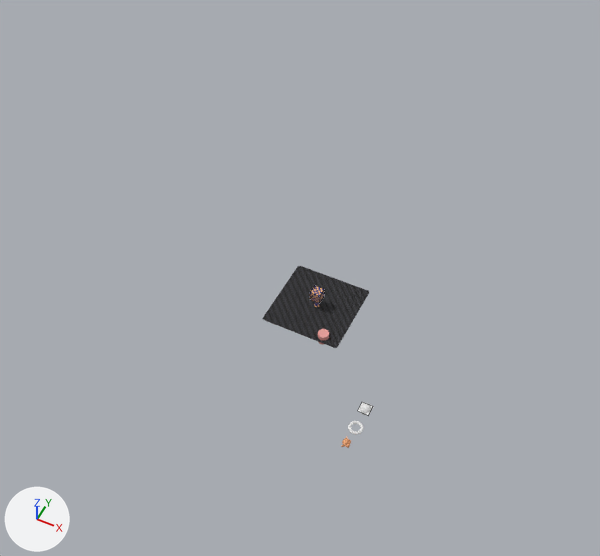
Before and after pictures for a commit that changed the Blender file blend/Modify.blend.
The view is the same before and after, from a camera (50 mm lens) standing at (41.4, -89.8, 118.1) and looking at (-1.2, -4.5, 11.4). Lighting does not change. The marker at lower left points along +X, +Y and +Z. Mesh edges are drawn as thin lines on the coarser meshes.

Before the edit, the objects in view are built like this:
```python
me_grid = bpy.data.meshes.new('Grid')
me_grid.from_pydata(...)  # 441 vertices, 400 faces; spans x -7.5..7.5, y -7.5..7.5, z 0.0
me_grid.polygons.foreach_set('use_smooth', [True] * 400)
me_grid.materials.append(mat_material_grid)
ob_grid = bpy.data.objects.new('Grid', me_grid)
ob_grid.location = (0.0, 0.0, 0.0)
_m = ob_grid.modifiers.new('Subdivision', 'SUBSURF')
```
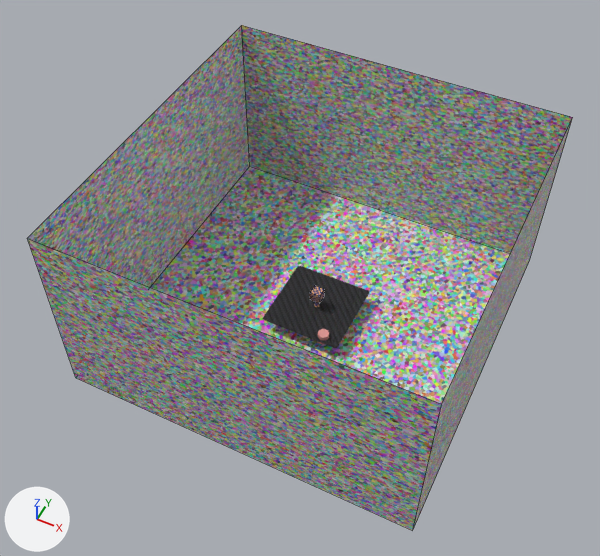
Changed parts and their boxes (x1, y1, x2, y2) in the pictures (600 x 556 px):
```json
{"object": "BasePlane", "change": "added", "after": [27, 25, 573, 531]}
```

Edits to the scene script, one JSON object a line:
```json
{"op": "add", "block": "mat_material_001", "code": ["mat_material_001 = bpy.data.materials.new('Material.001')", "mat_material_001.use_nodes = True; mat_material_001.node_tree.nodes.clear()", "_N = mat_material_001.node_tree.nodes; _L = mat_material_001.node_tree.links", "n0 = _N.new('ShaderNodeBsdfPrincipled'); n0.name = 'Principled BSDF'", "n0.distribution = 'GGX'", "n0.subsurface_method = 'RANDOM_WALK_SKIN'", "n1 = _N.new('ShaderNodeOutputMaterial'); n1.name = 'Material Output'", "n2 = _N.new('ShaderNodeTexVoronoi'); n2.name = 'Voronoi Texture'", "n2.inputs[2].default_value = 102.8  # 'Scale'", "_L.new(n0.outputs[0], n1.inputs[0])  # 'BSDF' to 'Surface'", "_L.new(n2.outputs[1], n0.inputs[0])  # 'Color' to 'Base Color'"]}
{"op": "add", "block": "me_plane_001", "code": ["me_plane_001 = bpy.data.meshes.new('Plane.001')", "me_plane_001.from_pydata([(-31.7, -31.7, 0.0), (31.7, -31.7, 0.0), (-31.7, 31.7, 0.0), (31.7, 31.7, 0.0), (-31.7, 31.7, 0.0), (31.7, 31.7, 0.0), (-31.7, -31.7, 35.0), (31.7, -31.7, 35.0), (-31.7, 31.7, 35.0), (31.7, 31.7, 35.0), (-31.7, 31.7, 35.0), (31.7, 31.7, 35.0)], [], [(0, 1, 3, 2), (2, 3, 5, 4), (4, 5, 11, 10), (3, 1, 7, 9), (0, 2, 8, 6), (2, 4, 10, 8), (1, 0, 6, 7), (5, 3, 9, 11)])", "me_plane_001.materials.append(mat_material_001)"]}
{"op": "add", "block": "ob_baseplane", "code": ["ob_baseplane = bpy.data.objects.new('BasePlane', me_plane_001)", "ob_baseplane.location = (0.0, 0.0, -3.0)"]}
```
